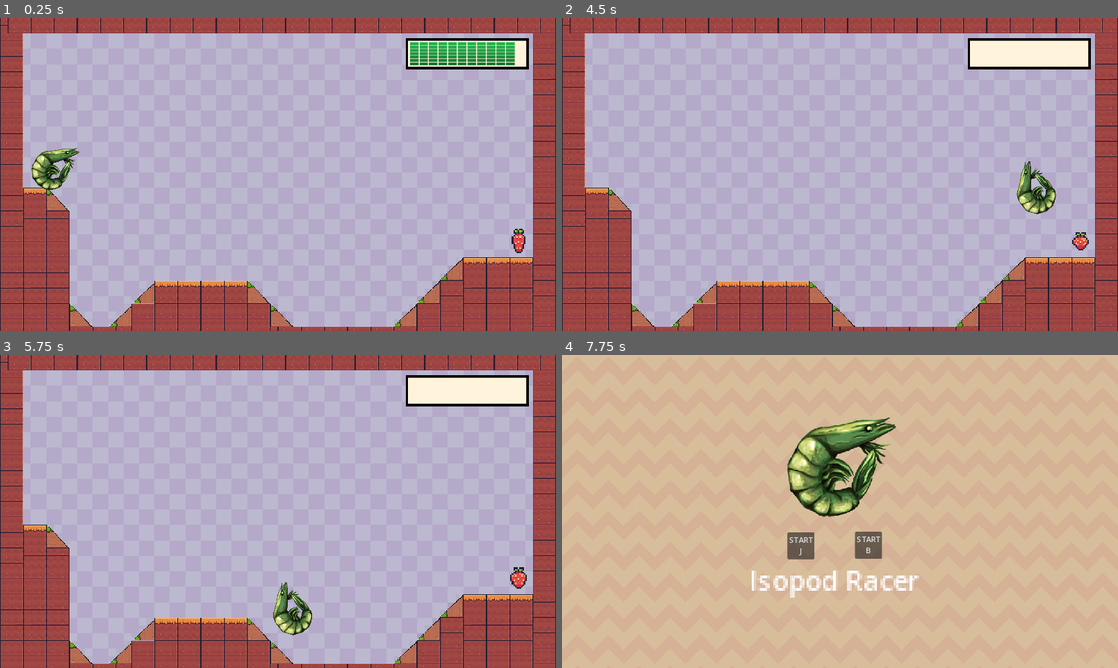
Above: before the commit, frames 1-4 (two rows, left to right).
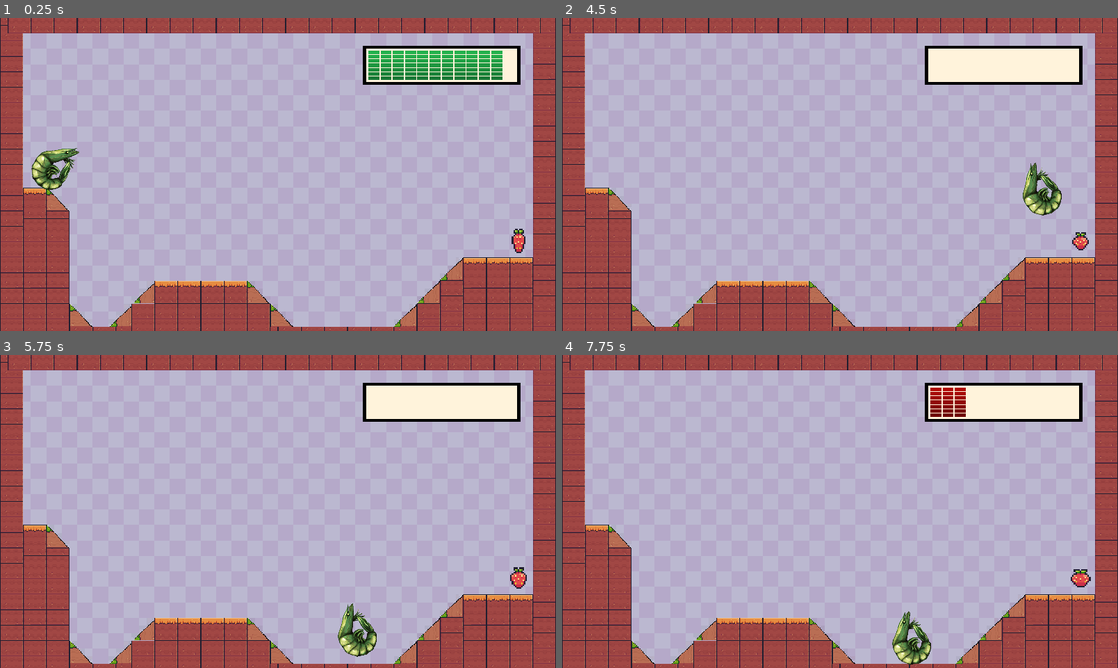
Above: after the commit, the same moments.

Repository: MadeOfBees/IsopodRacer
Game: Godot game, scene res://gameJ.tscn
Same seed, same stepped clock (60 frames per second), same inputs: the game is played once before the commit and once after it. This scene is started directly instead of the project's main scene.
Inputs (mouse positions are in pixels of both pictures, inside the frame that each line leads up to):
- Up to frame 1 (0.25 s): no input
- Up to frame 2 (4.5 s): move the mouse to (962, 158) at 0.52 s; hold Right mouse button (game_magnet) 0.53-1.28 s; move the mouse to (728, 190) at 1.27 s; right-click (728, 190) at 1.35 s; move the mouse to (895, 105) at 2.02 s; hold Right mouse button (game_magnet) 2.03-2.78 s; move the mouse to (812, 237) at 2.77 s; right-click (812, 237) at 2.85 s; move the mouse to (1006, 221) at 3.52 s; hold Right mouse button (game_magnet) 3.53-4.28 s; move the mouse to (673, 127) at 4.27 s; right-click (673, 127) at 4.35 s
- Up to frame 3 (5.75 s): move the mouse to (305, 511) at 5.02 s; hold Right mouse button (game_magnet) from 5.03 s (still down)
- Up to frame 4 (7.75 s): move the mouse to (756, 433) at 5.77 s; release Right mouse button (game_magnet) at 5.78 s; right-click (756, 433) at 5.85 s; move the mouse to (962, 495) at 6.52 s; hold Right mouse button (game_magnet) 6.53-7.28 s; move the mouse to (728, 527) at 7.27 s; right-click (728, 527) at 7.35 s

The runs differ from the first frame. In frame 1, 4.1% of the frame differs, in the area x 65-96%, y 6-22%; in frame 2, 3.9%; in frame 3, 4.5%; in frame 4, 100%, in the area x 0-100%, y 0-100%.

Commit message:
Added custom cursors and stopped player from holding down rmb for infinite magnet

Diff:
--- a/Scripts/Shrimpball.gd
+++ b/Scripts/Shrimpball.gd
@@ -5,6 +5,11 @@
 var stamina_val = 80
 var stamina_inc_step = 15
 var stamina_dec_step = 1
+
+
+# Load the custom images for the mouse cursor.
+var mouse = load("res://Assets/mouse_sm.png")
+var magnet = load("res://Assets/mouse_magnet_sm.png")
 
 signal stamina(val)
 
@@ -14,6 +19,7 @@
 	stamina.emit(stamina_val)
 
 func _ready():
+	Input.set_custom_mouse_cursor(mouse)
 	set_physics_process(true)
 
 func _integrate_forces(state: PhysicsDirectBodyState2D):
@@ -21,13 +27,11 @@
 	var direction_to_mouse = (mouse_position - state.transform.origin).normalized()
 	var force = direction_to_mouse * attraction_strength
 	if Input.is_action_pressed("game_magnet") and stamina_val > 0:
-		state.apply_central_impulse(force)
 		stamina_val -= stamina_dec_step
+		if stamina_val > 1:
+			state.apply_central_impulse(force)
+			Input.set_custom_mouse_cursor(magnet)
 	else:
 		var zero_force = Vector2(0,0)
 		state.set_constant_force(zero_force)
-
-
-
-func _input(event):
-	print(event.as_text())
+		Input.set_custom_mouse_cursor(mouse)
--- a/Scripts/Stamina.gd
+++ b/Scripts/Stamina.gd
@@ -7,6 +7,9 @@
 func _ready():
 	_animated_sprite.pause()
 
+func handlestamina(stamina):
+	print("Stamina "+ stamina)
+
 func _on_shrimpball_stamina(val):
 	if val > 0:
 		_animated_sprite.set_frame(floor(val / 7))
--- a/gameJ.tscn
+++ b/gameJ.tscn
@@ -1,11 +1,10 @@
-[gd_scene load_steps=23 format=3 uid="uid://ci45l747vx4sm"]
+[gd_scene load_steps=8 format=3 uid="uid://ci45l747vx4sm"]
 
 [ext_resource type="Texture2D" uid="uid://buf1rjo6mnc2j" path="res://Assets/Free Use Assets/Background/Purple.png" id="1_dixbl"]
 [ext_resource type="PackedScene" uid="uid://lfjm0rxqt0rt" path="res://Shrimpball.tscn" id="2_vcc2j"]
 [ext_resource type="Texture2D" uid="uid://b5lr0p1daxlpb" path="res://Assets/my_tiles.png" id="3_ca58y"]
 [ext_resource type="PackedScene" uid="uid://dtkgt5kvid2ah" path="res://Goal.tscn" id="4_36ln2"]
-[ext_resource type="Script" path="res://Scripts/Stamina.gd" id="5_bu7ag"]
-[ext_resource type="Texture2D" uid="uid://b1rxamuneeo6q" path="res://Assets/StaminaBar.png" id="6_2orms"]
+[ext_resource type="PackedScene" uid="uid://dbp70qbkq03es" path="res://stamina.tscn" id="5_g1j05"]
 
 [sub_resource type="TileSetAtlasSource" id="TileSetAtlasSource_u1nuu"]
 texture = ExtResource("3_ca58y")
@@ -222,105 +221,6 @@
 physics_layer_0/collision_layer = 1
 sources/0 = SubResource("TileSetAtlasSource_u1nuu")
 
-[sub_resource type="AtlasTexture" id="AtlasTexture_s8ofk"]
-atlas = ExtResource("6_2orms")
-region = Rect2(0, 768, 255, 64)
-
-[sub_resource type="AtlasTexture" id="AtlasTexture_cmwef"]
-atlas = ExtResource("6_2orms")
-region = Rect2(0, 704, 255, 64)
-
-[sub_resource type="AtlasTexture" id="AtlasTexture_vv8lt"]
-atlas = ExtResource("6_2orms")
-region = Rect2(0, 640, 255, 64)
-
-[sub_resource type="AtlasTexture" id="AtlasTexture_ewap4"]
-atlas = ExtResource("6_2orms")
-region = Rect2(0, 576, 255, 64)
-
-[sub_resource type="AtlasTexture" id="AtlasTexture_mtukw"]
-atlas = ExtResource("6_2orms")
-region = Rect2(0, 512, 255, 64)
-
-[sub_resource type="AtlasTexture" id="AtlasTexture_r1b4t"]
-atlas = ExtResource("6_2orms")
-region = Rect2(0, 448, 255, 64)
-
-[sub_resource type="AtlasTexture" id="AtlasTexture_2ut6r"]
-atlas = ExtResource("6_2orms")
-region = Rect2(0, 384, 255, 64)
-
-[sub_resource type="AtlasTexture" id="AtlasTexture_ini1v"]
-atlas = ExtResource("6_2orms")
-region = Rect2(0, 320, 255, 64)
-
-[sub_resource type="AtlasTexture" id="AtlasTexture_pp31d"]
-atlas = ExtResource("6_2orms")
-region = Rect2(0, 256, 255, 64)
-
-[sub_resource type="AtlasTexture" id="AtlasTexture_cp2jv"]
-atlas = ExtResource("6_2orms")
-region = Rect2(0, 192, 255, 64)
-
-[sub_resource type="AtlasTexture" id="AtlasTexture_lxsbr"]
-atlas = ExtResource("6_2orms")
-region = Rect2(0, 128, 255, 64)
-
-[sub_resource type="AtlasTexture" id="AtlasTexture_7qed1"]
-atlas = ExtResource("6_2orms")
-region = Rect2(0, 64, 255, 64)
-
-[sub_resource type="AtlasTexture" id="AtlasTexture_ec2yp"]
-atlas = ExtResource("6_2orms")
-region = Rect2(0, 0, 255, 64)
-
-[sub_resource type="SpriteFrames" id="SpriteFrames_f8i38"]
-animations = [{
-"frames": [{
-"duration": 1.0,
-"texture": SubResource("AtlasTexture_s8ofk")
-}, {
-"duration": 1.0,
-"texture": SubResource("AtlasTexture_cmwef")
-}, {
-"duration": 1.0,
-"texture": SubResource("AtlasTexture_vv8lt")
-}, {
-"duration": 1.0,
-"texture": SubResource("AtlasTexture_ewap4")
-}, {
-"duration": 1.0,
-"texture": SubResource("AtlasTexture_mtukw")
-}, {
-"duration": 1.0,
-"texture": SubResource("AtlasTexture_r1b4t")
-}, {
-"duration": 1.0,
-"texture": SubResource("AtlasTexture_2ut6r")
-}, {
-"duration": 1.0,
-"texture": SubResource("AtlasTexture_ini1v")
-}, {
-"duration": 1.0,
-"texture": SubResource("AtlasTexture_pp31d")
-}, {
-"duration": 1.0,
-"texture": SubResource("AtlasTexture_cp2jv")
-}, {
-"duration": 1.0,
-"texture": SubResource("AtlasTexture_lxsbr")
-}, {
-"duration": 1.0,
-"texture": SubResource("AtlasTexture_7qed1")
-}, {
-"duration": 1.0,
-"texture": SubResource("AtlasTexture_ec2yp")
-}],
-"loop": true,
-"name": &"new_animation",
-"speed": 1.0
-}]
-
 [node name="Scene" type="Node"]
 
 [node name="BG" type="TextureRect" parent="."]
@@ -347,13 +247,9 @@
 [node name="Goal" parent="." instance=ExtResource("4_36ln2")]
 position = Vector2(1073, 462)
 
-[node name="Stamina" type="StaticBody2D" parent="."]
-script = ExtResource("5_bu7ag")
-
-[node name="AnimatedSprite2D" type="AnimatedSprite2D" parent="Stamina"]
-position = Vector2(968, 74)
-sprite_frames = SubResource("SpriteFrames_f8i38")
-animation = &"new_animation"
-frame_progress = 0.505683
+[node name="Stamina" parent="." instance=ExtResource("5_g1j05")]
+texture_filter = 1
+position = Vector2(915, 98)
+scale = Vector2(1.28, 1.28)
 
 [connection signal="stamina" from="Shrimpball" to="Stamina" method="_on_shrimpball_stamina"]
--- a/project.godot
+++ b/project.godot
@@ -21,6 +21,7 @@
 
 window/size/mode=3
 window/stretch/mode="canvas_items"
+mouse_cursor/custom_image="res://Assets/mouse_sm.png"
 
 [input]
 
--- /dev/null
+++ b/stamina.tscn
@@ -0,0 +1,112 @@
+[gd_scene load_steps=17 format=3 uid="uid://dbp70qbkq03es"]
+
+[ext_resource type="Script" path="res://Scripts/Stamina.gd" id="1_2ddml"]
+[ext_resource type="Texture2D" uid="uid://b1rxamuneeo6q" path="res://Assets/StaminaBar.png" id="2_fik6q"]
+
+[sub_resource type="AtlasTexture" id="AtlasTexture_s8ofk"]
+atlas = ExtResource("2_fik6q")
+region = Rect2(0, 768, 255, 64)
+
+[sub_resource type="AtlasTexture" id="AtlasTexture_cmwef"]
+atlas = ExtResource("2_fik6q")
+region = Rect2(0, 704, 255, 64)
+
+[sub_resource type="AtlasTexture" id="AtlasTexture_vv8lt"]
+atlas = ExtResource("2_fik6q")
+region = Rect2(0, 640, 255, 64)
+
+[sub_resource type="AtlasTexture" id="AtlasTexture_ewap4"]
+atlas = ExtResource("2_fik6q")
+region = Rect2(0, 576, 255, 64)
+
+[sub_resource type="AtlasTexture" id="AtlasTexture_mtukw"]
+atlas = ExtResource("2_fik6q")
+region = Rect2(0, 512, 255, 64)
+
+[sub_resource type="AtlasTexture" id="AtlasTexture_r1b4t"]
+atlas = ExtResource("2_fik6q")
+region = Rect2(0, 448, 255, 64)
+
+[sub_resource type="AtlasTexture" id="AtlasTexture_2ut6r"]
+atlas = ExtResource("2_fik6q")
+region = Rect2(0, 384, 255, 64)
+
+[sub_resource type="AtlasTexture" id="AtlasTexture_ini1v"]
+atlas = ExtResource("2_fik6q")
+region = Rect2(0, 320, 255, 64)
+
+[sub_resource type="AtlasTexture" id="AtlasTexture_pp31d"]
+atlas = ExtResource("2_fik6q")
+region = Rect2(0, 256, 255, 64)
+
+[sub_resource type="AtlasTexture" id="AtlasTexture_cp2jv"]
+atlas = ExtResource("2_fik6q")
+region = Rect2(0, 192, 255, 64)
+
+[sub_resource type="AtlasTexture" id="AtlasTexture_lxsbr"]
+atlas = ExtResource("2_fik6q")
+region = Rect2(0, 128, 255, 64)
+
+[sub_resource type="AtlasTexture" id="AtlasTexture_7qed1"]
+atlas = ExtResource("2_fik6q")
+region = Rect2(0, 64, 255, 64)
+
+[sub_resource type="AtlasTexture" id="AtlasTexture_ec2yp"]
+atlas = ExtResource("2_fik6q")
+region = Rect2(0, 0, 255, 64)
+
+[sub_resource type="SpriteFrames" id="SpriteFrames_f8i38"]
+animations = [{
+"frames": [{
+"duration": 1.0,
+"texture": SubResource("AtlasTexture_s8ofk")
+}, {
+"duration": 1.0,
+"texture": SubResource("AtlasTexture_cmwef")
+}, {
+"duration": 1.0,
+"texture": SubResource("AtlasTexture_vv8lt")
+}, {
+"duration": 1.0,
+"texture": SubResource("AtlasTexture_ewap4")
+}, {
+"duration": 1.0,
+"texture": SubResource("AtlasTexture_mtukw")
+}, {
+"duration": 1.0,
+"texture": SubResource("AtlasTexture_r1b4t")
+}, {
+"duration": 1.0,
+"texture": SubResource("AtlasTexture_2ut6r")
+}, {
+"duration": 1.0,
+"texture": SubResource("AtlasTexture_ini1v")
+}, {
+"duration": 1.0,
+"texture": SubResource("AtlasTexture_pp31d")
+}, {
+"duration": 1.0,
+"texture": SubResource("AtlasTexture_cp2jv")
+}, {
+"duration": 1.0,
+"texture": SubResource("AtlasTexture_lxsbr")
+}, {
+"duration": 1.0,
+"texture": SubResource("AtlasTexture_7qed1")
+}, {
+"duration": 1.0,
+"texture": SubResource("AtlasTexture_ec2yp")
+}],
+"loop": true,
+"name": &"new_animation",
+"speed": 1.0
+}]
+
+[node name="Stamina" type="StaticBody2D"]
+script = ExtResource("1_2ddml")
+
+[node name="AnimatedSprite2D" type="AnimatedSprite2D" parent="."]
+position = Vector2(-0.015625, -0.0078125)
+sprite_frames = SubResource("SpriteFrames_f8i38")
+animation = &"new_animation"
+frame_progress = 0.101674
Binary file added: Assets/isopod_icon.png
Not shown, added: Assets/isopod_icon.png.import
Binary file added: Assets/mouse.png
Not shown, added: Assets/mouse.png.import
Binary file added: Assets/mouse_magnet.png
Not shown, added: Assets/mouse_magnet.png.import
Binary file added: Assets/mouse_magnet_sm.png
Not shown, added: Assets/mouse_magnet_sm.png.import
Binary file added: Assets/mouse_sm.png
Not shown, added: Assets/mouse_sm.png.import
